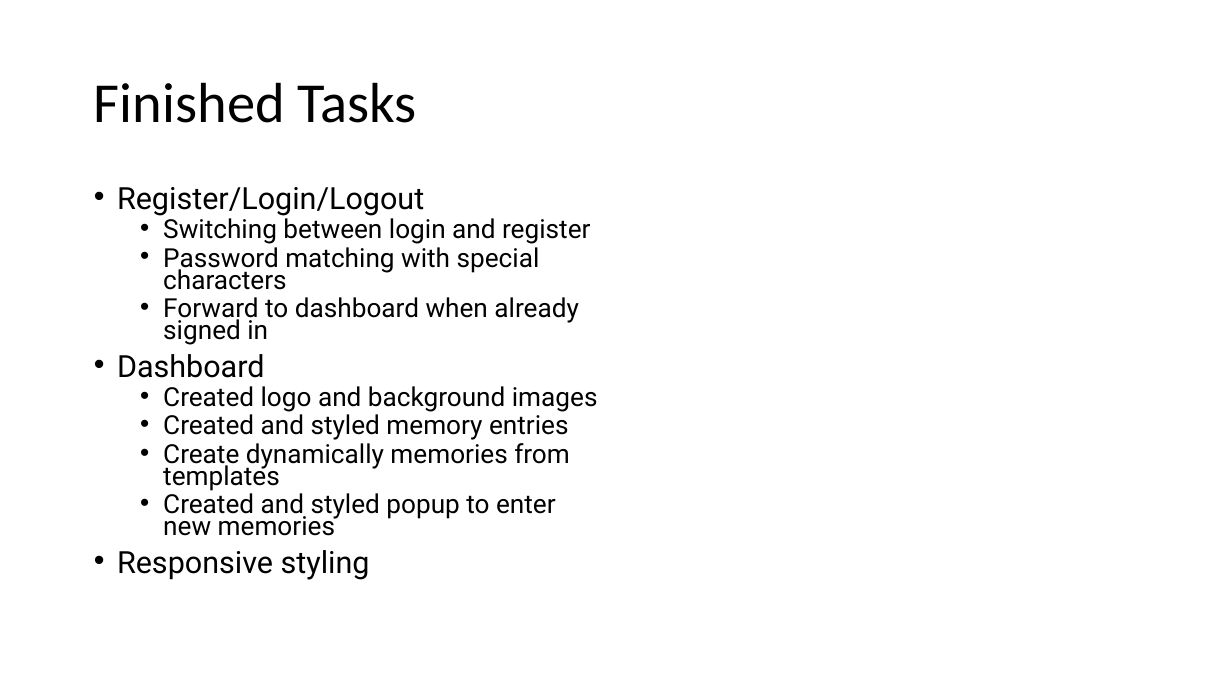
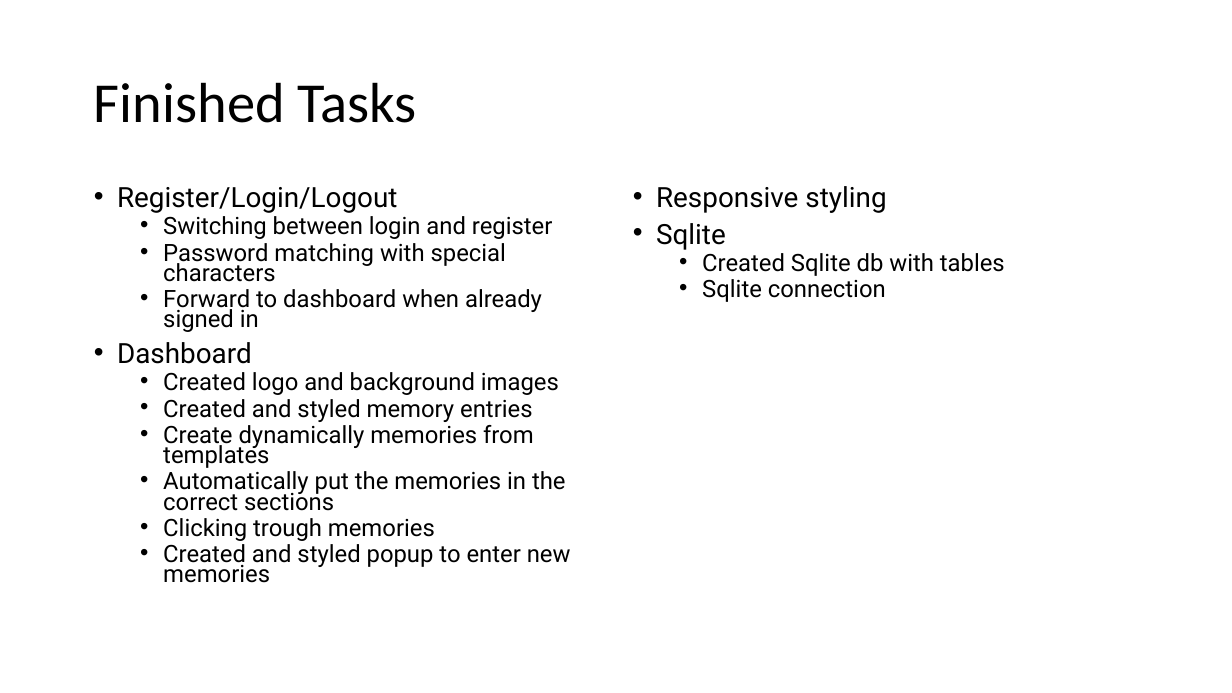
Before and after one commit to andalf0815/dearDiary, a slide deck: slide 3 of docs/Dear Diary - Milestone I Presentation.pptx. Drawn at 1232x693 pixels with LibreOffice and Linux fonts; fonts in the diff are those of the drawing; background and template pictures are left out. Boxes give left, top, right and bottom in pixels: in the first picture for what was removed or moved away, otherwise in the second. Text is boxed around its words. In the diff, an @@ line names an element or a change of style, - is before the commit and + after.

```diff
--- a/docs/Dear Diary - Milestone I Presentation.pptx
+++ b/docs/Dear Diary - Milestone I Presentation.pptx
@@ text at bbox=[117, 187, 571, 583]: size 23.8 to 21.7 pt in "Register/Login/Logout", "Dashboard"; size 20.4 to 18.6 pt in "Switching between login and register", "Password matching with special characters", "Forward to dashboard when already signed in", "Created logo and background images" and 3 more places @@
@@ text added at bbox=[656, 186, 1005, 302], 18.6 pt, text #000000 @@
+• Responsive styling
+• Sqlite
+  • Created Sqlite db with tables
+  • Sqlite connection
@@ text at bbox=[163, 471, 566, 541]: paragraphs added @@
+  • Automatically put the memories in the correct sections
+  • Clicking trough memories
@@ text at bbox=[117, 550, 370, 580]: paragraph removed @@
-• Responsive styling
```
Also in this commit, not shown: 1 other slide changed.
